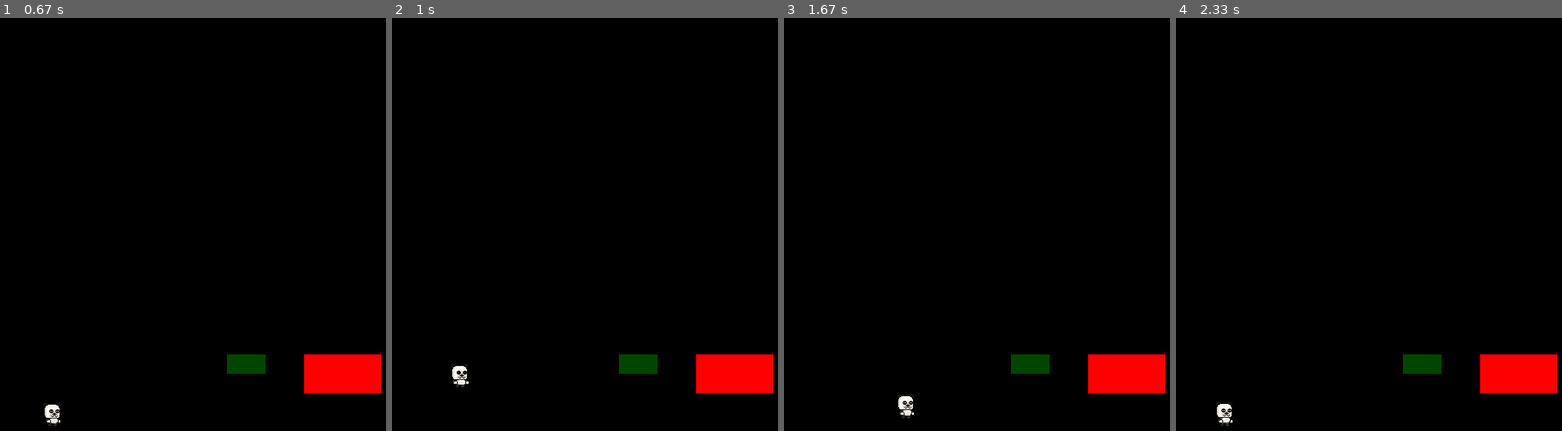
Above: before the commit, frames 1-4 (left to right).
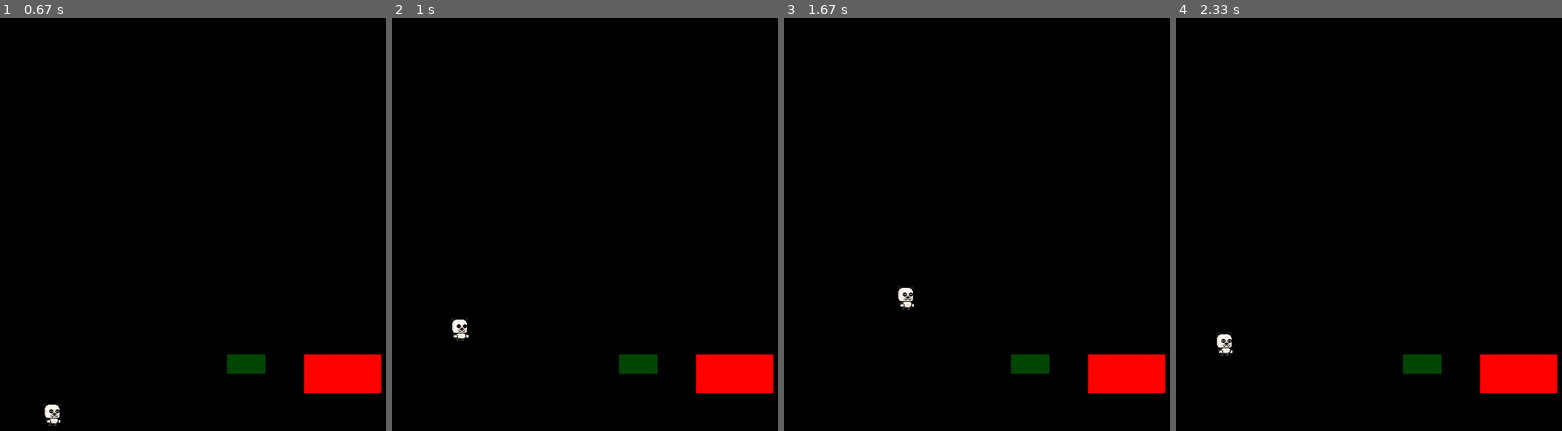
Above: after the commit, the same moments.

Repository: eliorians/PyGame-Platformer
Game: pygame game, started from main.py
Two runs of this game, one before a commit and one after it. Both use one fixed random seed, a clock stepped at 60 frames per second and the inputs below.
Inputs:
- Up to frame 1 (0.67 s): hold D from 0.33 s (still down)
- Up to frame 2 (1 s): release D at 0.8 s; hold W from 0.83 s (still down)
- Up to frame 3 (1.67 s): release W at 1.13 s; hold D 1.17-1.63 s
- Up to frame 4 (2.33 s): hold A 1.67-2.2 s; hold A from 2.23 s (still down)

Frame 1 is identical in both runs. In frame 2, 0.3% of the frame differs, in the area x 15-20%, y 73-90%; in frame 3, 0.3%, in the area x 29-34%, y 65-97%; in frame 4, 0.3%.

Commit message:
bit closer, still broken

Diff:
--- a/main.py
+++ b/main.py
@@ -1,14 +1,13 @@
 
 #TODO
 # 1) fix jumps
-# 2) add surface objects
+# 2) fix surface objects
+
 # 3) add star objects
 # 4) stylize background/lava
 # 5) use levels to build objects instead of in main
 
 import pygame
-
-
 from assets.colors import *
 from player import Player
 from lava import Lava
@@ -19,7 +18,7 @@
 SCREEN_WIDTH=800
 SCREEN_HEIGHT=600
 FPS=60
-GRAVITY=5
+GRAVITY=3
 
 def game_lost():
     print('Game Over. You Lose.')
@@ -68,9 +67,10 @@
             player.move_right(SCREEN_WIDTH, SCREEN_HEIGHT)
             player_is_moving = True
         if keys[pygame.K_w]:
-            player.jump(current_time)
+            player.jump()
 
         #Passive Player things
+        #player.update(SCREEN_HEIGHT)
         player.apply_gravity(GRAVITY)
         player.update_animation(clock.tick(FPS) / 1000.0)
 
--- a/player.py
+++ b/player.py
@@ -1,11 +1,12 @@
 
 import pygame
-import sys
+import time
 
 from assets.colors import *
 
 #Player Stats
 player_speed = 5
+player_jump = 25
 
 class Player:
 
@@ -22,9 +23,10 @@
             self.x = 0
             self.y = screen_height - self.frame_height
             #Jumping Mecs
-            self.player_jump_height = 15
-            self.jump_cooldow = 3
+            self.jump_cooldown = 3000
             self.last_jump_time = 0
+            self.is_jumping = False
+            self.jump_duration = 1000
 
     def draw(self, screen):
         frame_rect = pygame.Rect(self.current_frame * self.frame_width, 0, self.frame_width, self.frame_height)
@@ -46,11 +48,26 @@
               self.x += player_speed
 
     #TODO: make player only able to jump x times
-    def jump(self, current_time):
-        current_time = pygame.time.get_ticks()
-        if current_time - self.last_jump_time >= self.jump_cooldow:
-            self.y -= self.player_jump_height
-            self.last_jump_time = current_time
+    def jump(self):
+        self.y -= player_jump
+        # current_time = pygame.time.get_ticks()
+        # if current_time - self.last_jump_time >= self.jump_cooldown and not self.is_jumping:
+        #     self.is_jumping = True
+        #     self.jump_duration = 0
+        #     self.last_jump_time = current_time
+
+    def apply_jump(self):
+        if self.is_jumping:
+            jump_displacement = int(0.5 * (self.jump_duration ** 2))
+            self.y -= jump_displacement
+            self.jump_duration += 1
+
+            if jump_displacement >= player_jump:
+                self.is_jumping = False
+
+    def update(self, screen_height):
+        self.apply_jump()
+        self.apply_gravity(screen_height)
 
     def apply_gravity(self, gravity):
          self.y += gravity
@@ -78,15 +95,15 @@
     def surfaceCollisions(self, surface):
         player_rect = pygame.Rect(self.x, self.y, self.frame_width, self.frame_height)
         if player_rect.colliderect(surface.rect):
-            #player collides with top
-            if player_rect.bottom > surface.rect.top:
+            # players right side
+            if self.x + self.frame_width > surface.rect.left and self.x < surface.rect.left:
+                self.x = surface.rect.left - self.frame_width
+            # players left side
+            elif self.x < surface.rect.right and self.x + self.frame_width > surface.rect.right:
+                self.x = surface.rect.right
+            # players bottom
+            elif self.y + self.frame_height > surface.rect.top and self.y < surface.rect.top:
                 self.y = surface.rect.top - self.frame_height
-            #player collides with bottom
-            elif player_rect.top < surface.rect.bottom:
+            # players top
+            elif self.y < surface.rect.bottom and self.y + self.frame_height > surface.rect.bottom:
                 self.y = surface.rect.bottom
-            #player collides to the right
-            if player_rect.right > surface.rect.left:
-                self.x = surface.rect.left - self.frame_width
-            #player collides with left
-            elif player_rect.left < surface.rect.right:
-                self.x = surface.rect.right
